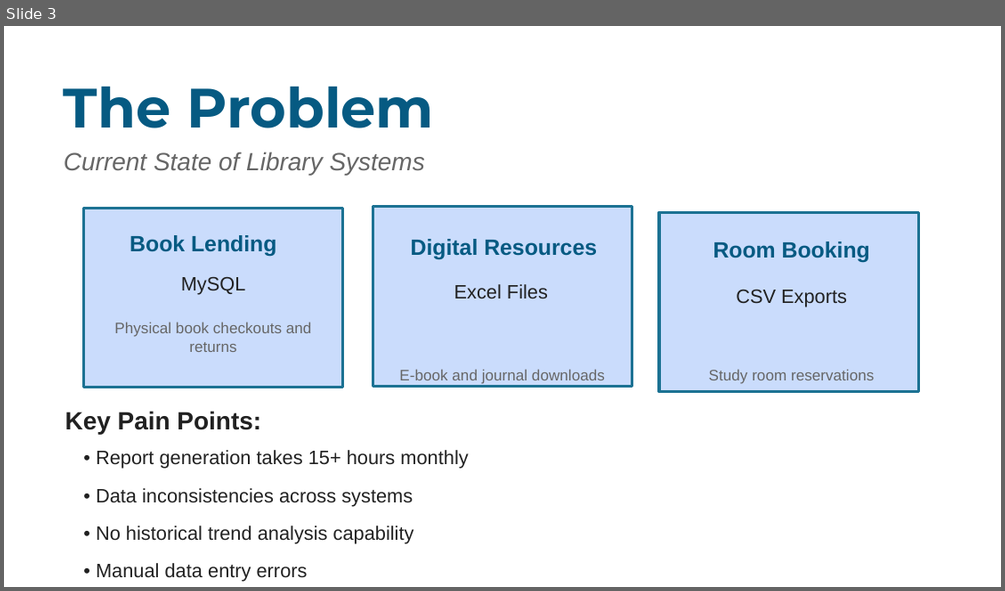
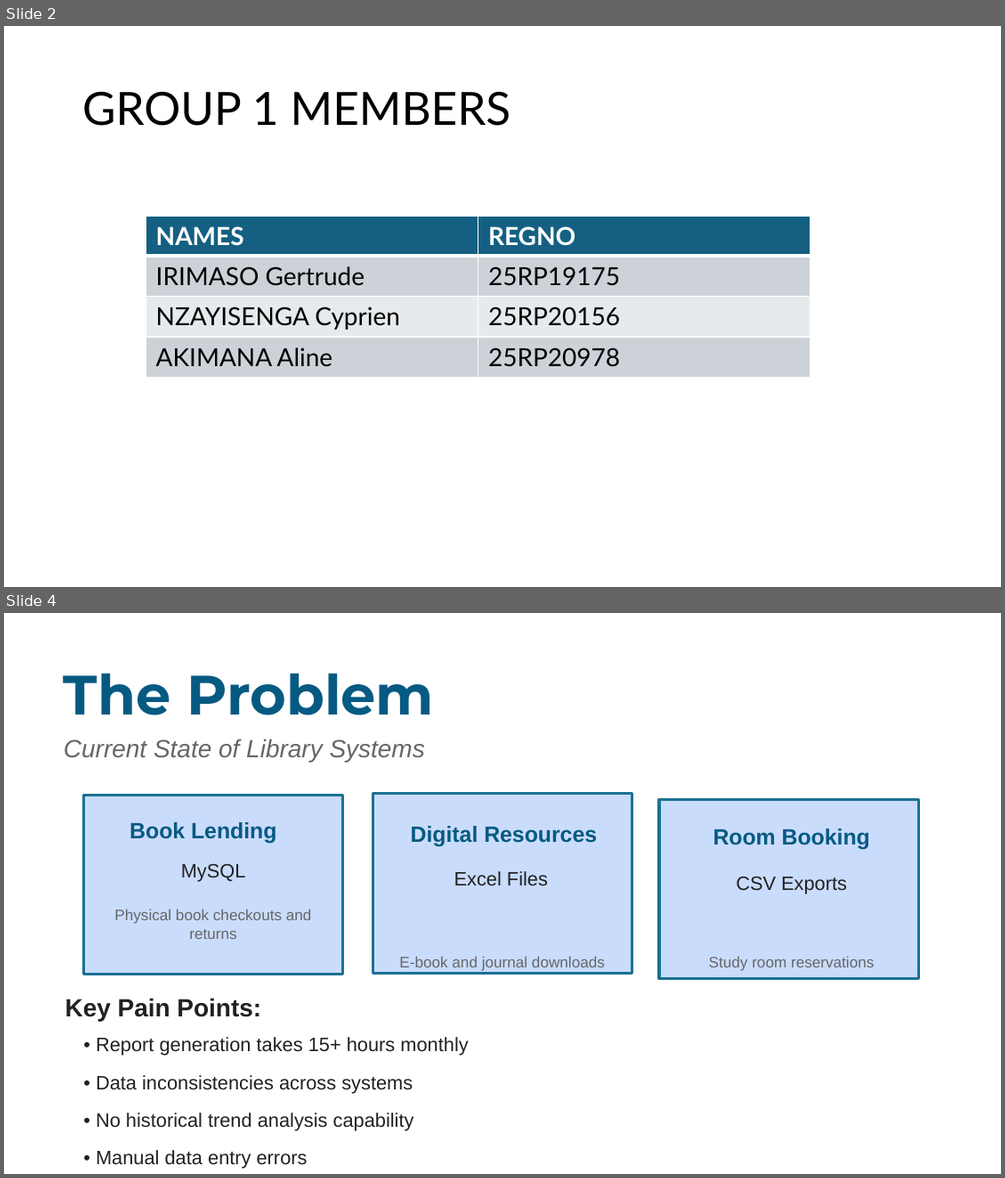
Before and after one commit to cyprien-beep/Group1, a slide deck: Group0_1LibraryDW/02_final_presentation.pptx. Shown one above the other, each under a label of ours: slide 3 before the commit, slides 2 and 4 after it; the slides between them are not shown. The pictures are 1005x591 and 1005x1178 pixels, drawn with LibreOffice and Linux fonts; fonts in the diff are those of the drawing. Boxes give left, top, right and bottom in pixels: in the first picture for what was removed or moved away, otherwise in the second. Text is boxed around its words. In the diff, an @@ line names an element or a change of style, - is before the commit and + after.

```diff
--- a/Group0_1LibraryDW/02_final_presentation.pptx
+++ b/Group0_1LibraryDW/02_final_presentation.pptx
@@ slide 2 added at box(4, 26, 1001, 587), background #FFFFFF @@
@@ title added at box(82, 91, 511, 126), 33 pt, text #000000 @@
+GROUP 1 MEMBERS
@@ table added at box(146, 216, 809, 370), 4 rows, 2 columns @@
+NAMES | REGNO
+IRIMASO Gertrude | 25RP19175
+NZAYISENGA Cyprien | 25RP20156
+AKIMANA Aline | 25RP20978
@@ what was slide 3 is now slide 4 @@
```
Also in this commit, not shown: 4 slides changed, 3 other files.
